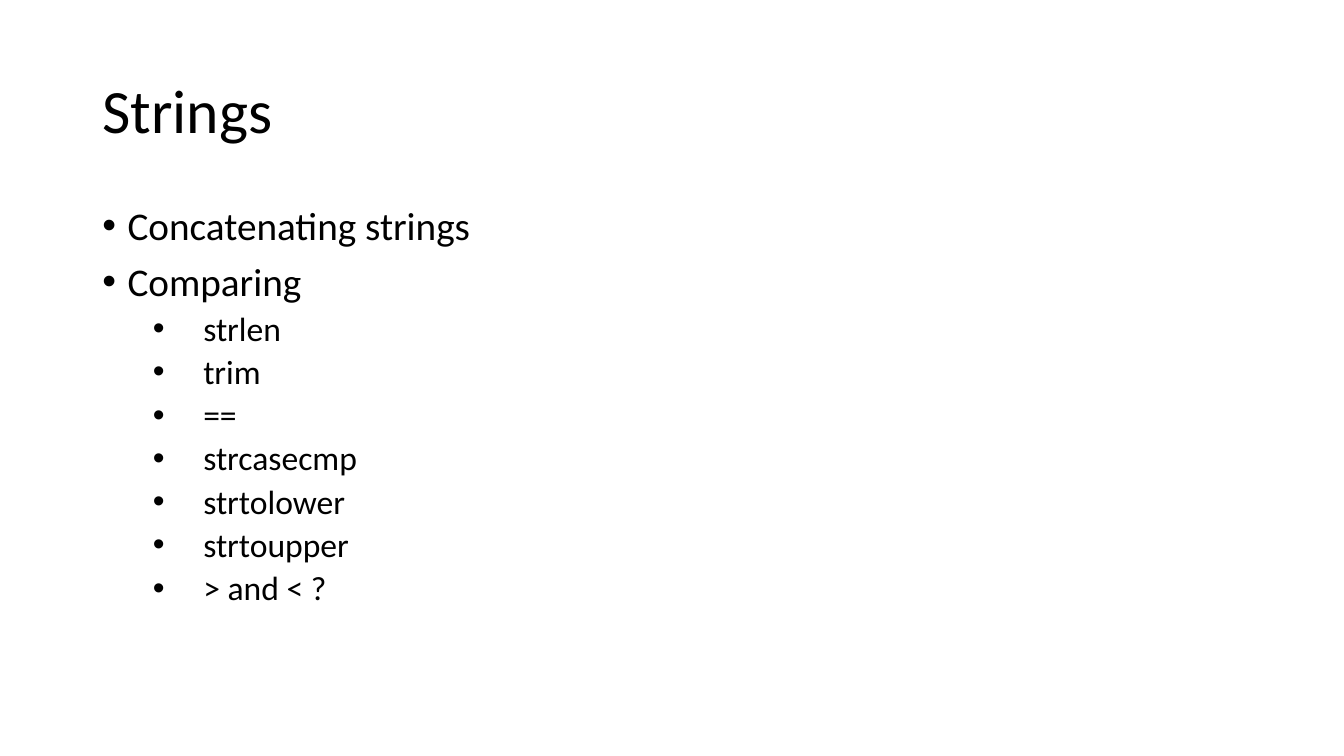
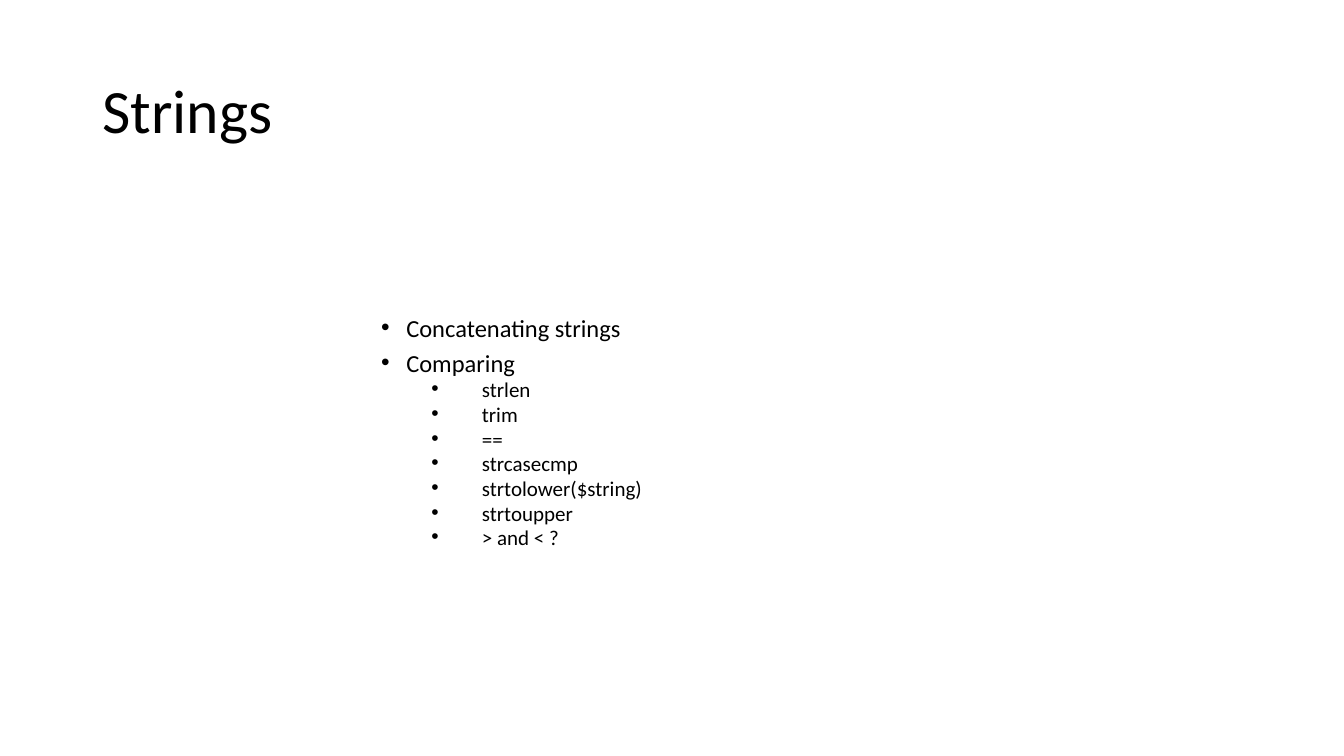
Before and after one commit to saorsa/php-course-excercises, a slide deck: slide 18 of Presentations/PHP Course.pptx. Drawn at 1344x756 pixels with LibreOffice and Linux fonts; fonts in the diff are those of the drawing. Boxes give left, top, right and bottom in pixels: in the first picture for what was removed or moved away, otherwise in the second. Text is boxed around its words. In the diff, an @@ line names an element or a change of style, - is before the commit and + after.

```diff
--- a/Presentations/PHP Course.pptx
+++ b/Presentations/PHP Course.pptx
@@ text "Concatenating strings": place and size @@
-text "Concatenating strings" at (128,213,470,601)
+text "Concatenating strings" at (406,320,642,545)
@@ text at (406,320,621,545): size 28 to 17.5 pt in "Concatenating strings", "Comparing"; size 24 to 15 pt in "strlen", "trim", "==", "strcasecmp" and 2 more places; line spacing 0.9 to 0.7 @@
@@ text at (482,481,642,500): text changed; size 24 to 15 pt @@
-  • strtolower
+  • strtolower($string)
```
Also in this commit, not shown: 4 other slides changed, 5 slides added, 2 slides removed, 6 other files.
